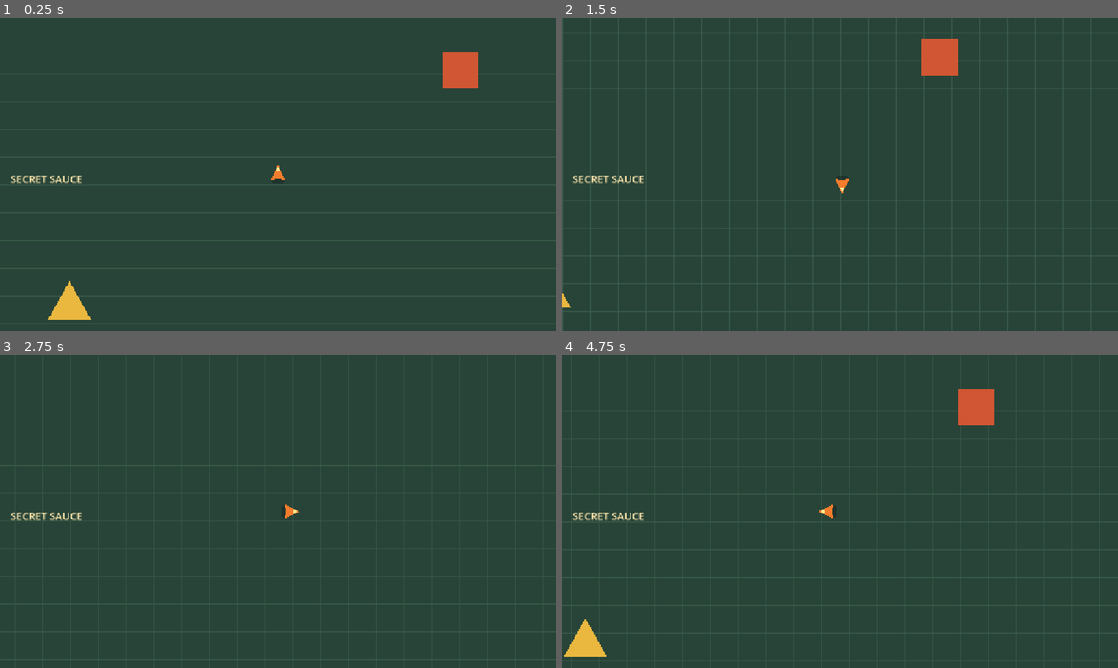
Above: before the commit, frames 1-4 (two rows, left to right).
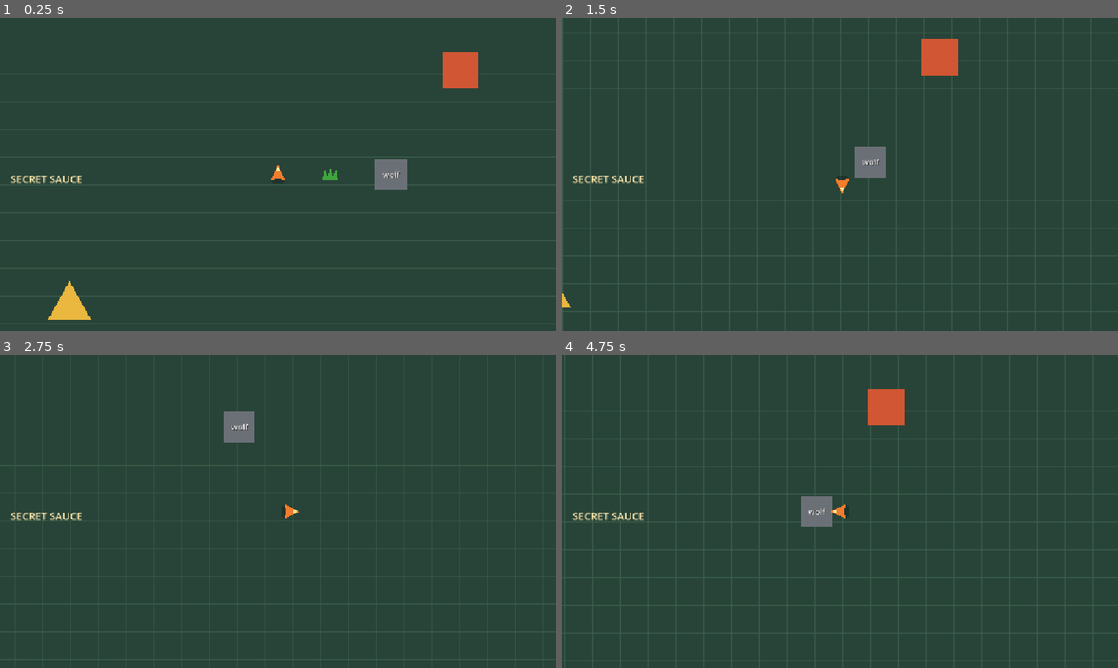
Above: after the commit, the same moments.

Repository: armikhalev/secret-sauce-godot
Game: Godot game, scene res://scenes/game.tscn
Two runs of this game, one before a commit and one after it. Both use one fixed random seed, a clock stepped at 60 frames per second and the inputs below.
Inputs:
- Up to frame 1 (0.25 s): no input
- Up to frame 2 (1.5 s): tap Enter at 0.5 s; hold D (move_right) 0.53-1.28 s; hold S (move_down) from 1.28 s (still down)
- Up to frame 3 (2.75 s): release S (move_down) at 2.03 s; hold D (move_right) from 2.03 s (still down)
- Up to frame 4 (4.75 s): release D (move_right) at 2.78 s; hold W (move_up) 2.78-3.53 s; hold A (move_left) from 3.53 s (still down)

The runs differ from the first frame. In frame 1, 0.6% of the frame differs, in the area x 58-74%, y 45-55%; in frame 2, 0.6%; in frame 3, 0.5%; in frame 4, 2.6%, in the area x 0-78%, y 10-97%.

Commit message:
adds:grass, wolf, player's interaction and stats

Diff:
--- a/scenes/game.tscn
+++ b/scenes/game.tscn
@@ -1,7 +1,9 @@
-[gd_scene load_steps=3 format=3]
+[gd_scene load_steps=5 format=3]
 
 [ext_resource type="PackedScene" path="res://scenes/player.tscn" id="1_player"]
 [ext_resource type="Script" path="res://scripts/world_grid.gd" id="2_grid"]
+[ext_resource type="PackedScene" path="res://scenes/wolf.tscn" id="3_wolf"]
+[ext_resource type="PackedScene" path="res://scenes/grass.tscn" id="4_grass"]
 
 [node name="Game" type="Node2D"]
 
@@ -34,7 +36,15 @@
 
 [node name="NPCs" type="Node2D" parent="World/Entities"]
 
+[node name="Wolf" parent="World/Entities/NPCs" instance=ExtResource("3_wolf")]
+position = Vector2(260, 0)
+
 [node name="Player" parent="World/Entities" instance=ExtResource("1_player")]
+
+[node name="Items" type="Node2D" parent="World"]
+
+[node name="Grass" parent="World/Items" instance=ExtResource("4_grass")]
+position = Vector2(120, 0)
 
 [node name="UI" type="CanvasLayer" parent="."]
 
--- /dev/null
+++ b/scenes/grass.tscn
@@ -0,0 +1,18 @@
+[gd_scene load_steps=3 format=3]
+
+[ext_resource type="Script" path="res://scripts/grass.gd" id="1_grass"]
+
+[sub_resource type="CircleShape2D" id="CircleShape2D_grass"]
+radius = 18.0
+
+[node name="Grass" type="Area2D"]
+collision_layer = 2
+collision_mask = 1
+script = ExtResource("1_grass")
+
+[node name="Body" type="Polygon2D" parent="."]
+polygon = PackedVector2Array(-18, 14, -13, -13, -5, 5, 0, -18, 6, 5, 14, -12, 18, 14)
+color = Color(0.25, 0.65, 0.24, 1)
+
+[node name="CollisionShape2D" type="CollisionShape2D" parent="."]
+shape = SubResource("CircleShape2D_grass")
--- /dev/null
+++ b/scenes/wolf.tscn
@@ -0,0 +1,41 @@
+[gd_scene load_steps=4 format=3]
+
+[ext_resource type="Script" path="res://scripts/wolf.gd" id="1_wolf"]
+
+[sub_resource type="RectangleShape2D" id="RectangleShape2D_wolf"]
+size = Vector2(72, 72)
+
+[sub_resource type="CircleShape2D" id="CircleShape2D_grass_detection"]
+radius = 105.0
+
+[node name="Wolf" type="CharacterBody2D"]
+script = ExtResource("1_wolf")
+
+[node name="Body" type="Polygon2D" parent="."]
+polygon = PackedVector2Array(-36, -36, 36, -36, 36, 36, -36, 36)
+color = Color(0.42, 0.44, 0.47, 1)
+
+[node name="Label" type="Label" parent="."]
+offset_left = -36.0
+offset_top = -13.0
+offset_right = 36.0
+offset_bottom = 13.0
+theme_override_colors/font_color = Color(0.96, 0.96, 0.96, 1)
+theme_override_colors/font_shadow_color = Color(0.08, 0.08, 0.08, 0.8)
+theme_override_constants/shadow_offset_x = 1
+theme_override_constants/shadow_offset_y = 1
+theme_override_font_sizes/font_size = 18
+text = "wolf"
+horizontal_alignment = 1
+vertical_alignment = 1
+mouse_filter = 2
+
+[node name="CollisionShape2D" type="CollisionShape2D" parent="."]
+shape = SubResource("RectangleShape2D_wolf")
+
+[node name="GrassDetection" type="Area2D" parent="."]
+collision_layer = 0
+collision_mask = 2
+
+[node name="CollisionShape2D" type="CollisionShape2D" parent="GrassDetection"]
+shape = SubResource("CircleShape2D_grass_detection")
--- /dev/null
+++ b/scripts/grass.gd
@@ -0,0 +1,40 @@
+class_name Grass
+extends Area2D
+
+@export var state: GrassData.State = GrassData.State.PLAIN
+
+
+func _ready() -> void:
+	body_entered.connect(_on_body_entered)
+	_update_appearance()
+
+
+func set_state(new_state: GrassData.State) -> void:
+	state = new_state
+	_update_appearance()
+
+
+func get_item_data() -> GrassData:
+	var item := GrassData.new()
+	item.state = state
+	return item
+
+
+func _on_body_entered(body: Node2D) -> void:
+	if body.has_method("collect_grass"):
+		body.collect_grass(get_item_data())
+		queue_free()
+
+
+func _update_appearance() -> void:
+	if not is_node_ready():
+		return
+
+	var body := get_node("Body") as Polygon2D
+	match state:
+		GrassData.State.POISONOUS:
+			body.color = Color(0.55, 0.25, 0.68, 1.0)
+		GrassData.State.TASTY:
+			body.color = Color(0.45, 0.82, 0.28, 1.0)
+		_:
+			body.color = Color(0.25, 0.65, 0.24, 1.0)
--- /dev/null
+++ b/scripts/grass_data.gd
@@ -0,0 +1,10 @@
+class_name GrassData
+extends Resource
+
+enum State {
+	PLAIN,
+	POISONOUS,
+	TASTY,
+}
+
+@export var state: State = State.PLAIN
--- a/scripts/player.gd
+++ b/scripts/player.gd
@@ -1,6 +1,14 @@
 extends CharacterBody2D
 
+signal stats_changed(bravery: int, vitality: int, energy: int)
+
 @export var move_speed: float = 260.0
+@export_group("Stats")
+@export_range(0, 100) var bravery: int = 0
+@export_range(0, 100) var vitality: int = 100
+@export_range(0, 100) var energy: int = 100
+
+var grass_inventory: Array[GrassData] = []
 
 
 func _physics_process(_delta: float) -> void:
@@ -11,3 +19,42 @@
 		rotation = direction.angle() + PI / 2.0
 
 	move_and_slide()
+
+
+func change_bravery(amount: int, direction: bool) -> void:
+	bravery = clampi(bravery + amount, 0, 100) if direction else clampi(bravery - amount, 0, 100)
+	stats_changed.emit(bravery, vitality, energy)
+
+
+func change_vitality(amount: int, direction: bool) -> void:
+	vitality = clampi(vitality + amount, 0, 100) if direction else clampi(vitality - amount, 0, 100)
+	stats_changed.emit(bravery, vitality, energy)
+
+
+func change_energy(amount: int, direction: bool) -> void:
+	energy = clampi(energy + amount, 0, 100) if direction else clampi(energy - amount, 0, 100)
+	stats_changed.emit(bravery, vitality, energy)
+
+
+func collect_grass(item: GrassData) -> void:
+	grass_inventory.append(item)
+
+
+func set_grass_state(inventory_index: int, state: GrassData.State) -> bool:
+	if inventory_index < 0 or inventory_index >= grass_inventory.size():
+		return false
+
+	grass_inventory[inventory_index].state = state
+	return true
+
+
+func drop_grass(inventory_index: int, drop_position: Vector2) -> Grass:
+	if inventory_index < 0 or inventory_index >= grass_inventory.size():
+		return null
+
+	var item: GrassData = grass_inventory.pop_at(inventory_index)
+	var grass := preload("res://scenes/grass.tscn").instantiate() as Grass
+	grass.state = item.state
+	grass.global_position = drop_position
+	get_tree().current_scene.add_child(grass)
+	return grass
--- /dev/null
+++ b/scripts/wolf.gd
@@ -0,0 +1,28 @@
+extends CharacterBody2D
+
+@export_group("Stats")
+@export_range(0, 100) var bravery: int = 0
+@export_range(0, 100) var vitality: int = 100
+@export_range(0, 100) var hunger: int = 0
+@export_range(0, 100) var aggression: int = 0
+@export_range(0, 100) var trust: int = 0
+@export_range(0, 100) var fear: int = 0
+
+
+func _ready() -> void:
+	$GrassDetection.area_entered.connect(_on_grass_entered)
+
+
+func eat_grass(grass: Grass) -> void:
+	match grass.state:
+		GrassData.State.POISONOUS:
+			vitality = clampi(vitality - 25, 0, 100)
+		GrassData.State.TASTY:
+			trust = clampi(trust + 25, 0, 100)
+
+	grass.queue_free()
+
+
+func _on_grass_entered(area: Area2D) -> void:
+	if area is Grass:
+		eat_grass(area)
--- /dev/null
+++ b/tests/grass_test.gd
@@ -0,0 +1,47 @@
+extends SceneTree
+
+
+func _initialize() -> void:
+	call_deferred("_run")
+
+
+func _run() -> void:
+	var game := (load("res://scenes/game.tscn") as PackedScene).instantiate()
+	root.add_child(game)
+	current_scene = game
+
+	var player := game.get_node("World/Entities/Player")
+	var wolf := game.get_node("World/Entities/NPCs/Wolf")
+	var grass := game.get_node("World/Items/Grass") as Grass
+
+	grass._on_body_entered(player)
+	await process_frame
+
+	if player.grass_inventory.size() != 1:
+		push_error("Grass was not collected.")
+		quit(1)
+		return
+
+	player.set_grass_state(0, GrassData.State.TASTY)
+	var tasty_grass: Grass = player.drop_grass(0, wolf.global_position)
+	wolf.eat_grass(tasty_grass)
+	await process_frame
+
+	if wolf.trust != 25:
+		push_error("Tasty grass did not increase wolf trust.")
+		quit(1)
+		return
+
+	var poisonous_grass := (load("res://scenes/grass.tscn") as PackedScene).instantiate() as Grass
+	poisonous_grass.state = GrassData.State.POISONOUS
+	game.add_child(poisonous_grass)
+	wolf.eat_grass(poisonous_grass)
+	await process_frame
+
+	if wolf.vitality != 75:
+		push_error("Poisonous grass did not reduce wolf vitality.")
+		quit(1)
+		return
+
+	print("Grass collection, state changes, dropping, and wolf effects verified.")
+	quit()
--- /dev/null
+++ b/tests/player_stats_test.gd
@@ -0,0 +1,22 @@
+extends SceneTree
+
+
+func _initialize() -> void:
+	var player_scene := load("res://scenes/player.tscn") as PackedScene
+	var player := player_scene.instantiate()
+
+	player.change_bravery(175, true)
+	player.change_vitality(30, false)
+	player.change_energy(150, false)
+
+	if player.bravery != 100 or player.vitality != 70 or player.energy != 0:
+		push_error("Player stats did not change or clamp correctly.")
+		quit(1)
+		return
+
+	print(
+		"Player stats verified: bravery=%d vitality=%d energy=%d"
+		% [player.bravery, player.vitality, player.energy]
+	)
+	player.free()
+	quit()
--- /dev/null
+++ b/tests/wolf_test.gd
@@ -0,0 +1,32 @@
+extends SceneTree
+
+
+func _initialize() -> void:
+	var wolf_scene := load("res://scenes/wolf.tscn") as PackedScene
+	var wolf := wolf_scene.instantiate()
+
+	var expected_stats := {
+		"bravery": 0,
+		"vitality": 100,
+		"hunger": 0,
+		"aggression": 0,
+		"trust": 0,
+		"fear": 0,
+	}
+
+	for stat: String in expected_stats:
+		if wolf.get(stat) != expected_stats[stat]:
+			push_error("Wolf stat '%s' has an unexpected value." % stat)
+			wolf.free()
+			quit(1)
+			return
+
+	if wolf.get_node("Label").text != "wolf":
+		push_error("Wolf label is missing.")
+		wolf.free()
+		quit(1)
+		return
+
+	print("Wolf scene and stats verified.")
+	wolf.free()
+	quit()
Not shown, added: scripts/grass.gd.uid
Not shown, added: scripts/grass_data.gd.uid
Not shown, added: scripts/wolf.gd.uid
Not shown, added: tests/grass_test.gd.uid
Not shown, added: tests/player_stats_test.gd.uid
Not shown, added: tests/wolf_test.gd.uid
